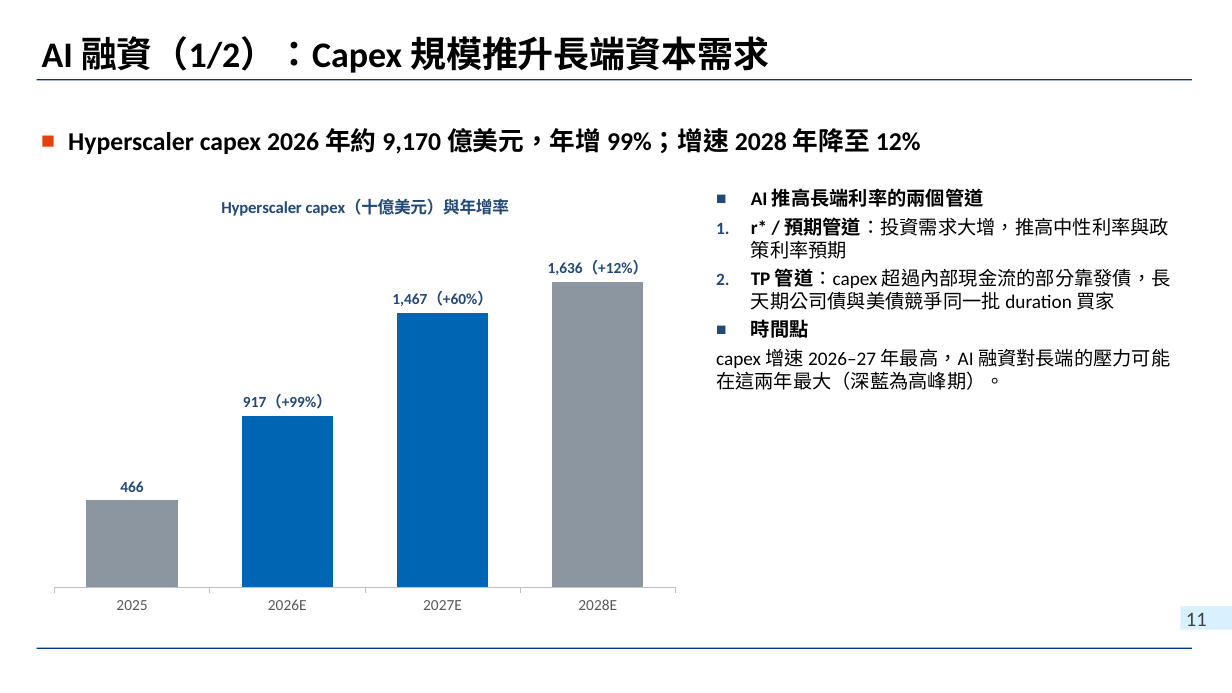
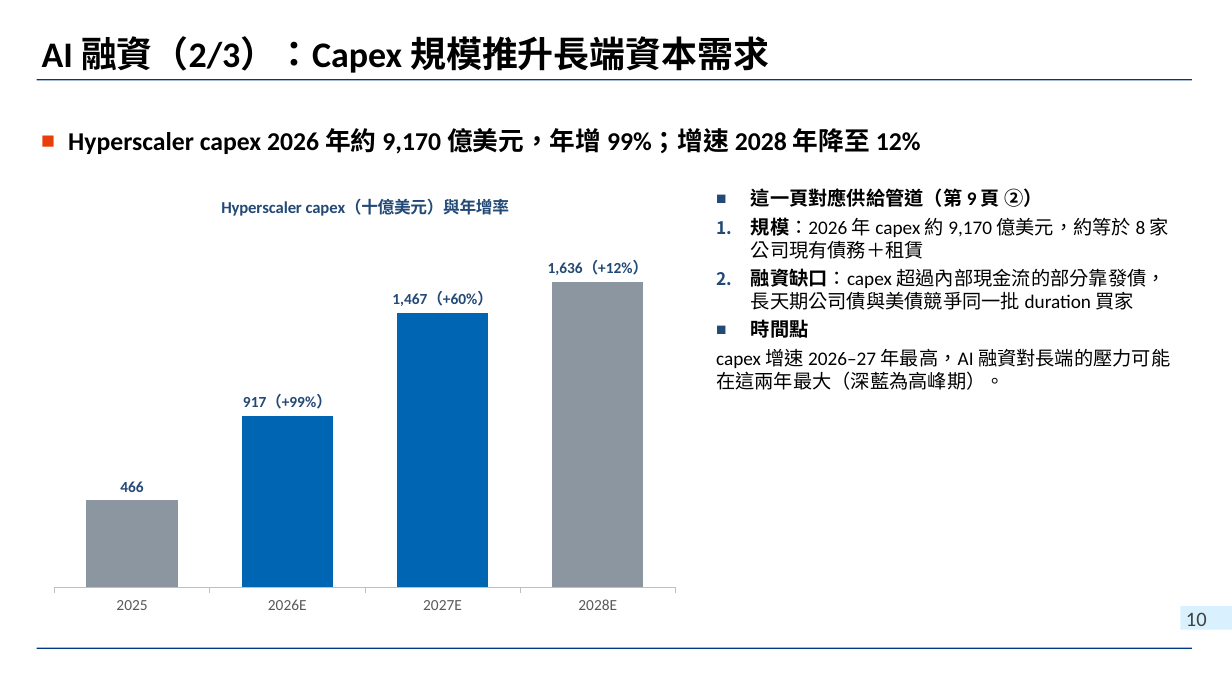
Before and after one commit to wlinoxox/US-Bond-Vol, a slide deck: slide 10 of slides/2026-10-03_us-treasury-vol-regime-change.pptx (slide 11 before the commit). Drawn at 1232x693 pixels with LibreOffice and Linux fonts; fonts in the diff are those of the drawing; background and template pictures are left out. Boxes give left, top, right and bottom in pixels: in the first picture for what was removed or moved away, otherwise in the second. Text is boxed around its words. In the diff, an @@ line names an element or a change of style, - is before the commit and + after.

```diff
--- a/slides/2026-10-03_us-treasury-vol-regime-change.pptx
+++ b/slides/2026-10-03_us-treasury-vol-regime-change.pptx
@@ title at box(42, 36, 769, 73): text changed @@
-AI 融資（1/2）：Capex 規模推升長端資本需求
+AI 融資（2/3）：Capex 規模推升長端資本需求
@@ text at box(751, 188, 1169, 310): text changed @@
-■ AI 推高長端利率的兩個管道
-1. r* / 預期管道：投資需求大增，推高中性利率與政策利率預期
-2. TP 管道：capex 超過內部現金流的部分靠發債，長天期公司債與美債競爭同一批 duration 買家
+■ 這一頁對應供給管道（第 9 頁 ②）
+1. 規模：2026 年 capex 約 9,170 億美元，約等於 8 家公司現有債務＋租賃
+2. 融資缺口：capex 超過內部現金流的部分靠發債，長天期公司債與美債競爭同一批 duration 買家
@@ page number at box(1186, 612, 1207, 626): text changed @@
-11
+10
```
Also in this commit, not shown: 5 other slides changed, 2 slides added, 3 other files.
